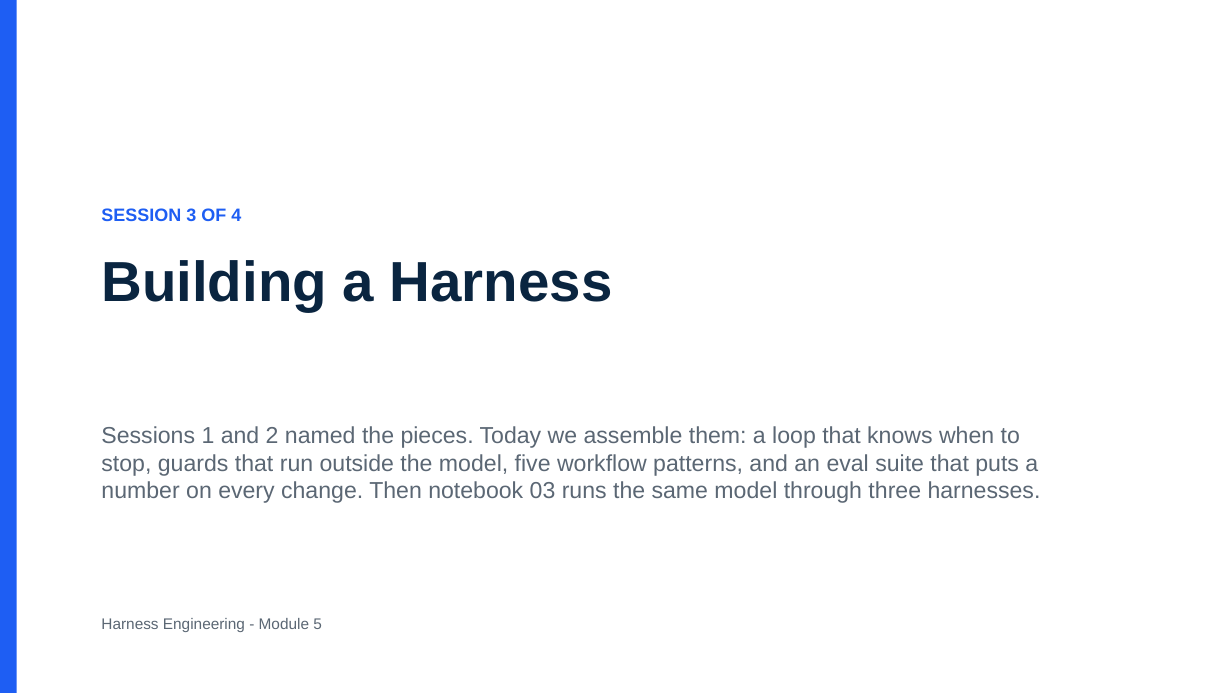
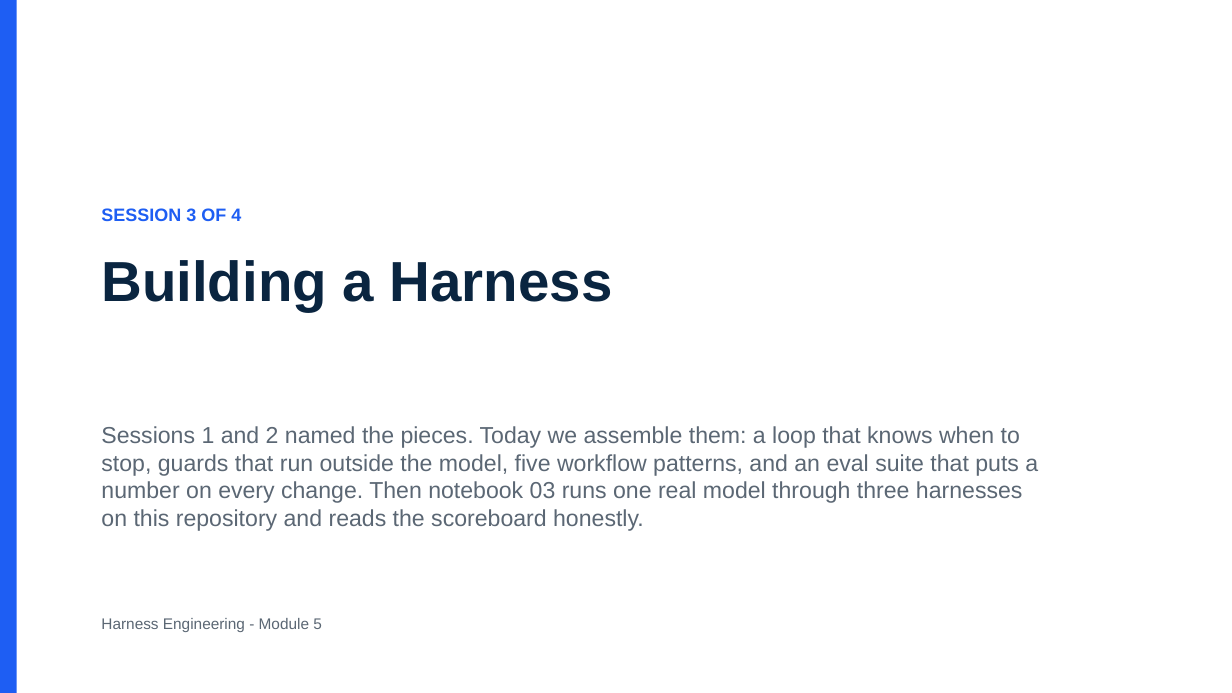
Before and after one commit to maglionejm/fontys-tech-exercises, a slide deck: slide 1 of presentations/m5-session-3-building-a-harness.pptx. Drawn at 1232x693 pixels with LibreOffice and Linux fonts; fonts in the diff are those of the drawing. Boxes give left, top, right and bottom in pixels: in the first picture for what was removed or moved away, otherwise in the second. Text is boxed around its words. In the diff, an @@ line names an element or a change of style, - is before the commit and + after.

```diff
--- a/presentations/m5-session-3-building-a-harness.pptx
+++ b/presentations/m5-session-3-building-a-harness.pptx
@@ text at bbox=[101, 426, 1038, 531]: text changed @@
-Sessions 1 and 2 named the pieces. Today we assemble them: a loop that knows when to stop, guards that run outside the model, five workflow patterns, and an eval suite that puts a number on every change. Then notebook 03 runs the same model through three harnesses.
+Sessions 1 and 2 named the pieces. Today we assemble them: a loop that knows when to stop, guards that run outside the model, five workflow patterns, and an eval suite that puts a number on every change. Then notebook 03 runs one real model through three harnesses on this repository and reads the scoreboard honestly.
```
Also in this commit, not shown: 10 other slides changed, 5 slides added, 3 slides removed, 1 other file.
